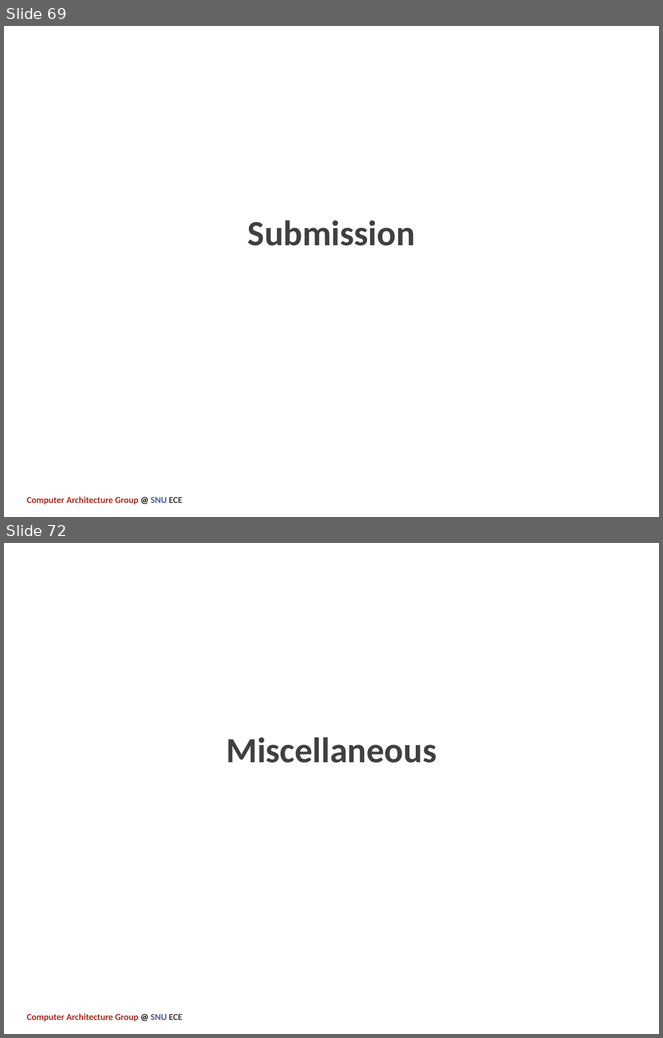
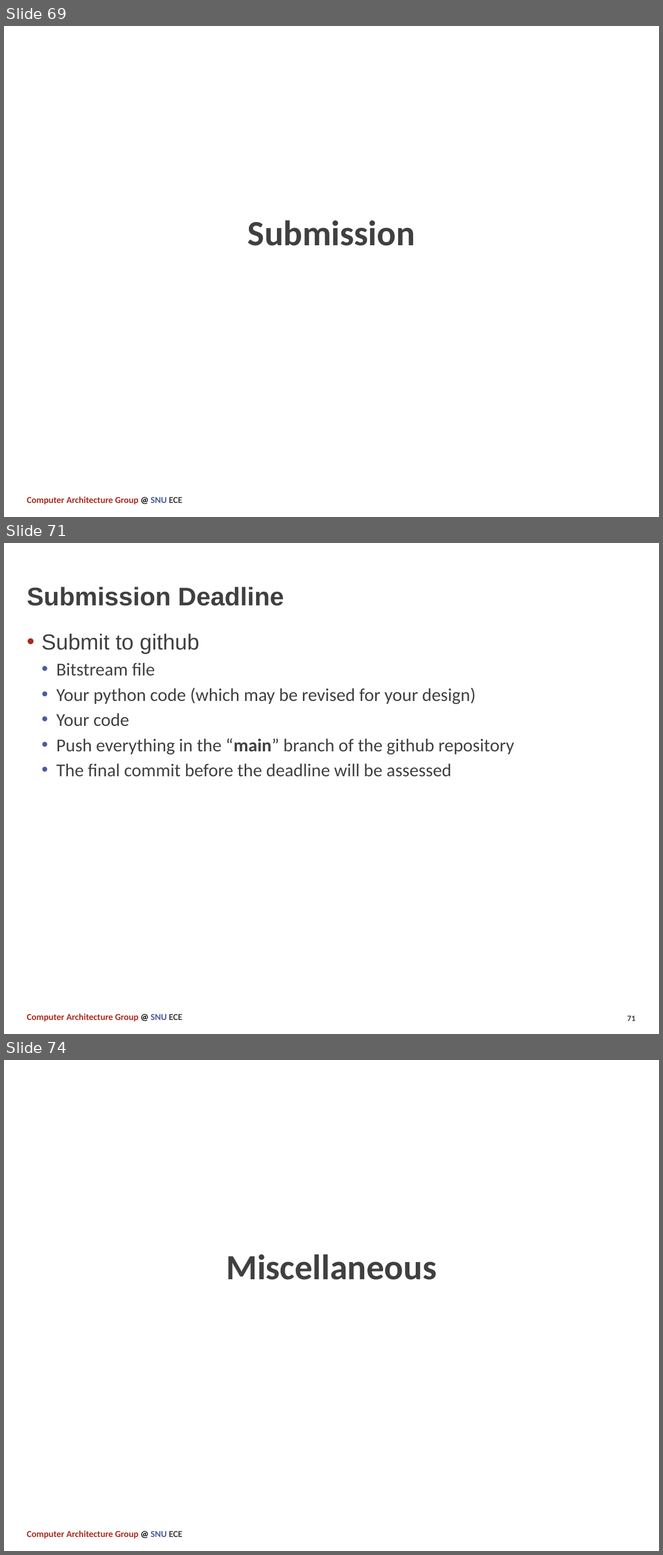
Before and after one commit to SNU-Comparch-Classes/ECE-315.A_2021_Fall_Final_Project, a slide deck: docs/Term_Project.pptx. Shown one above the other, each under a label of ours: slides 69 and 72 before the commit, slides 69, 71 and 74 after it; the slides between them are not shown. The pictures are 663x1038 and 663x1555 pixels, drawn with LibreOffice and Linux fonts; fonts in the diff are those of the drawing. Boxes give left, top, right and bottom in pixels: in the first picture for what was removed or moved away, otherwise in the second. Text is boxed around its words. In the diff, an @@ line names an element or a change of style, - is before the commit and + after.

```diff
--- a/docs/Term_Project.pptx
+++ b/docs/Term_Project.pptx
@@ slide 71 added at bbox=[4, 543, 659, 1034], background #FFFFFF; not listed: 1 template element that a slide beside it also shows @@
@@ title added at bbox=[27, 587, 284, 606], 28 pt, text #404040, bold @@
+Submission Deadline
@@ text added at bbox=[41, 633, 515, 777], 20 pt, text #404040 @@
+• Submit to github
+  • Bitstream file
+  • Your python code (which may be revised for your design)
+  • Your code
+  • Push everything in the “main” branch of the github repository
+  • The final commit before the deadline will be assessed
@@ page number added at bbox=[627, 1016, 636, 1021], 9 pt, text #404040, bold @@
+71
@@ what was slide 72 is now slide 74 @@
```
Also in this commit, not shown: 7 slides changed, 1 other slide added, 1 slide removed.
